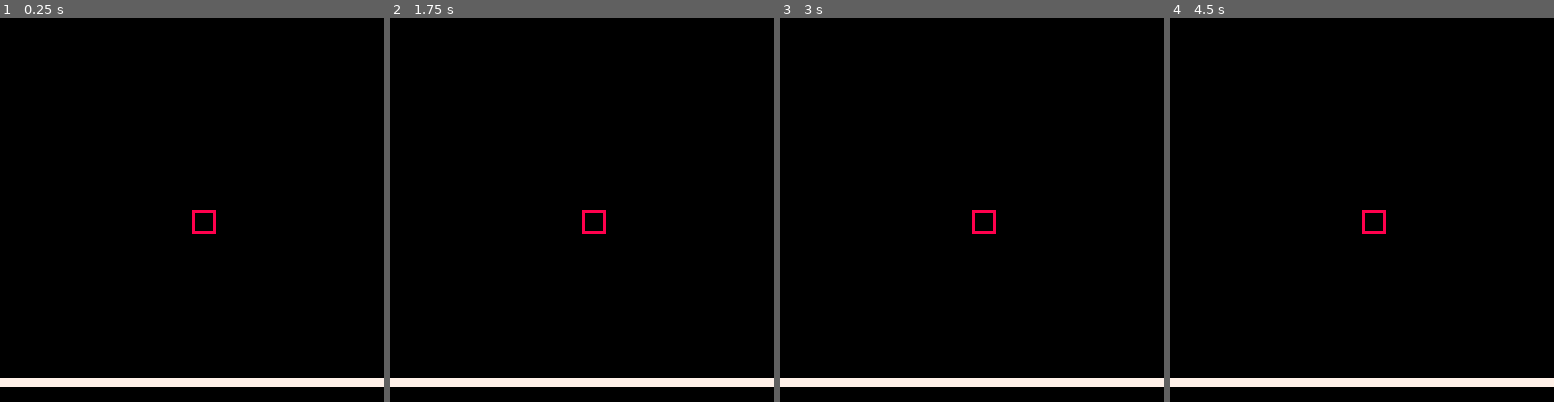
Above: before the commit, frames 1-4 (left to right).
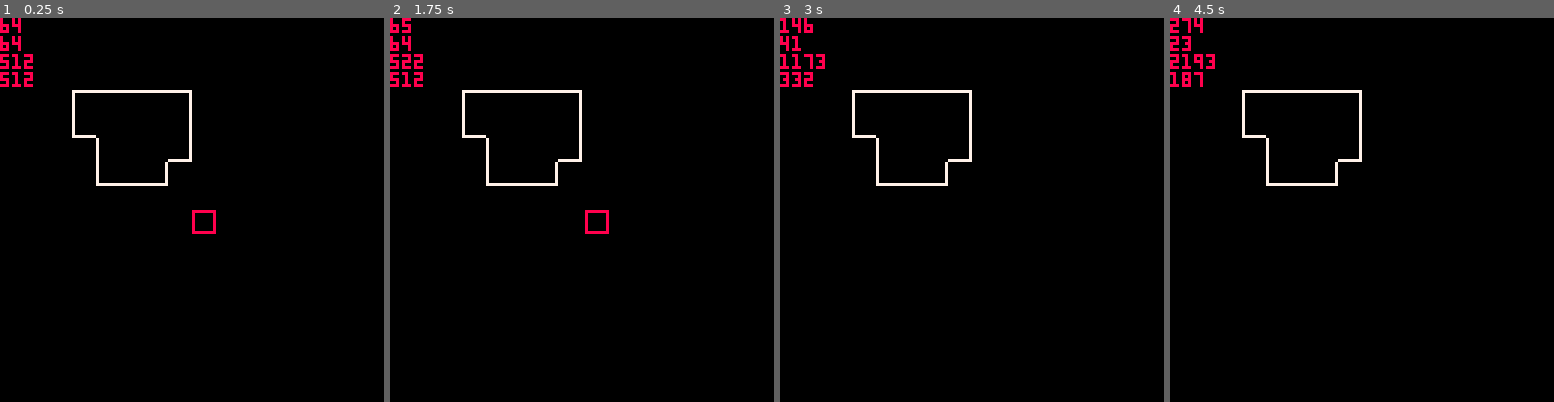
Above: after the commit, the same moments.

Repository: jmcarlson0320/chicken
Game: PICO-8 cartridge chicken.p8
The game is run twice, just before and just after one commit, with the same random seed, the same clock (stepped at 60 frames per second) and the same inputs.
Inputs:
- Up to frame 1 (0.25 s): no input
- Up to frame 2 (1.75 s): tap X (X key) at 0.33, 1.07 s; tap O (Z key) at 0.7, 1.7 s; hold Right from 1.6 s (still down)
- Up to frame 3 (3 s): tap X (X key) at 1.85, 2.97 s; release Right at 2.1 s; tap O (Z key) at 2.1, 2.5, 2.9 s; hold Up 2.15-2.42 s; hold Right from 2.47 s (still down)
- Up to frame 4 (4.5 s): release Right at 3.03 s; hold Left 3.08-3.58 s; tap O (Z key) at 3.3, 3.7, 4.1 s; hold Down 3.63-3.97 s; hold Right from 4.02 s (still down); tap X (X key) at 4.08 s

The runs differ from the first frame. In frame 1, 3.8% of the frame differs, in the area x 0-100%, y 0-97%; in frame 2, 4.0%; in frame 3, 4.0%; in frame 4, 4.1%.

Commit message:
Add simple movement

Diff:
--- a/chicken.p8
+++ b/chicken.p8
@@ -33,6 +33,8 @@
 
 function create_test_box(x, y)
 	return {
+		sub_x = x * SUB_PIXEL,
+		sub_y = y * SUB_PIXEL,
 		x = x,
 		y = y,
 		dx = 0,
@@ -41,9 +43,24 @@
 end
 
 function update_box(b)
+	if btn(0) then b.dx -= 1 end
+	if btn(1) then b.dx += 1 end
+	if btn(2) then b.dy -= 1 end
+	if btn(3) then b.dy += 1 end
+
+	-- here we do collisions
+	b.sub_x += b.dx
+	b.sub_y += b.dy
+
+	b.x = b.sub_x \ SUB_PIXEL
+	b.y = b.sub_y \ SUB_PIXEL
 end
 
 function draw_box(b)
+	print(b.x)
+	print(b.y)
+	print(b.sub_x)
+	print(b.sub_y)
 	rect(b.x, b.y, b.x+7, b.y+7, 8)
 end
 
@@ -236,16 +253,7 @@
 0000000000000000000000000000000000000000000000000000000000000000000000000000000000000000000000000000000000000000000000000000000000000000000000000000000000000000000000000000000000000000000000000000000000000000000000000000000000000000000000000000000000000000
 0000000000000000000000000000000000000000000000000000000000000000000000000000000000000000000000000000000000000000000000000000000000000000000000000000000000000000000000000000000000000000000000000000000000000000000000000000000000000000000000000000000000000000
 0000000000000000000000000000000000000000000000000000000000000000000000000000000000000000000000000000000000000000000000000000000000000000000000000000000000000000000000000000000000000000000000000000000000000000000000000000000000000000000000000000000000000000
-0000000000000000000000000000000000000000000000000000000000000000000000000000000000000000000000000000000000000000000000000000000000000000000000000000000000000000000000000000000000000000000000000000000000000000000000000000000000000000000000000000000000000000
-0000000000000000000000000000000000000000000000000000000000000000000000000000000000000000000000000000000000000000000000000000000000000000000000000000000000000000000000000000000000000000000000000000000000000000000000000000000000000000000000000000000000000000
-0000000000000000000000000000000000000000000000000000000000000000000000000000000000000000000000000000000000000000000000000000000000000000000000000000000000000000000000000000000000000000000000000000000000000000000000000000000000000000000000000000000000000000
-0000000000000000000000000000000000000000000000000000000000000000000000000000000000000000000000000000000000000000000000000000000000000000000000000000000000000000000000000000000000000000000000000000000000000000000000000000000000000000000000000000000000000000
-0000000000000000000000000000000000000000000000000000000000000000000000000000000000000000000000000000000000000000000000000000000000000000000000000000000000000000000000000000000000000000000000000000000000000000000000000000000000000000000000000000000000000000
-0000000000000000000000000000000000000000000000000000000000000000000000000000000000000000000000000000000000000000000000000000000000000000000000000000000000000000000000000000000000000000000000000000000000000000000000000000000000000000000000000000000000000000
-0000000000000000000000000000000000000000000000000000000000000000000000000000000000000000000000000000000000000000000000000000000000000000000000000000000000000000000000000000000000000000000000000000000000000000000000000000000000000000000000000000000000000000
-0000000000000000000000000000000000000000000000000000000000000000000000000000000000000000000000000000000000000000000000000000000000000000000000000000000000000000000000000000000000000000000000000000000000000000000000000000000000000000000000000000000000000000
-0000000000000000000000000000000000000000000000000000000000000000000000000000000000000000000000000000000000000000000000000000000000000000000000000000000000000000000000000000000000000000000000000000000000000000000000000000000000000000000000000000000000000000
-0000000000000000000000000000000000000000000000000000000000000000000000000000000000000000000000000000000000000000000000000000000000000000000000000000000000000000000000000000000000000000000000000000000000000000000000000000000000000000000000000000000000000000
-0000000000000000000000000000000000000000000000000000000000000000000000000000000000000000000000000000000000000000000000000000000000000000000000000000000000000000000000000000000000000000000000000000000000000000000000000000000000000000000000000000000000000000
-0000000000000000000000000000000000000000000000000000000000000000000000000000000000000000000000000000000000000000000000000000000000000000000000000000000000000000000000000000000000000000000000000000000000000000000000000000000000000000000000000000000000000000
-0202020202020202020202020202020200000000000000000000000000000000000000000000000000000000000000000000000000000000000000000000000000000000000000000000000000000000000000000000000000000000000000000000000000000000000000000000000000000000000000000000000000000000
+0000000708080809000000000000000000000000000000000000000000000000000000000000000000000000000000000000000000000000000000000000000000000000000000000000000000000000000000000000000000000000000000000000000000000000000000000000000000000000000000000000000000000000
+0000002700000019000000000000000000000000000000000000000000000000000000000000000000000000000000000000000000000000000000000000000000000000000000000000000000000000000000000000000000000000000000000000000000000000000000000000000000000000000000000000000000000000
+0000000017000029000000000000000000000000000000000000000000000000000000000000000000000000000000000000000000000000000000000000000000000000000000000000000000000000000000000000000000000000000000000000000000000000000000000000000000000000000000000000000000000000
+0000000027282900000000000000000000000000000000000000000000000000000000000000000000000000000000000000000000000000000000000000000000000000000000000000000000000000000000000000000000000000000000000000000000000000000000000000000000000000000000000000000000000000
Not shown, changed: 24 lines of the sprite sheet (__gfx__) section of chicken.p8
